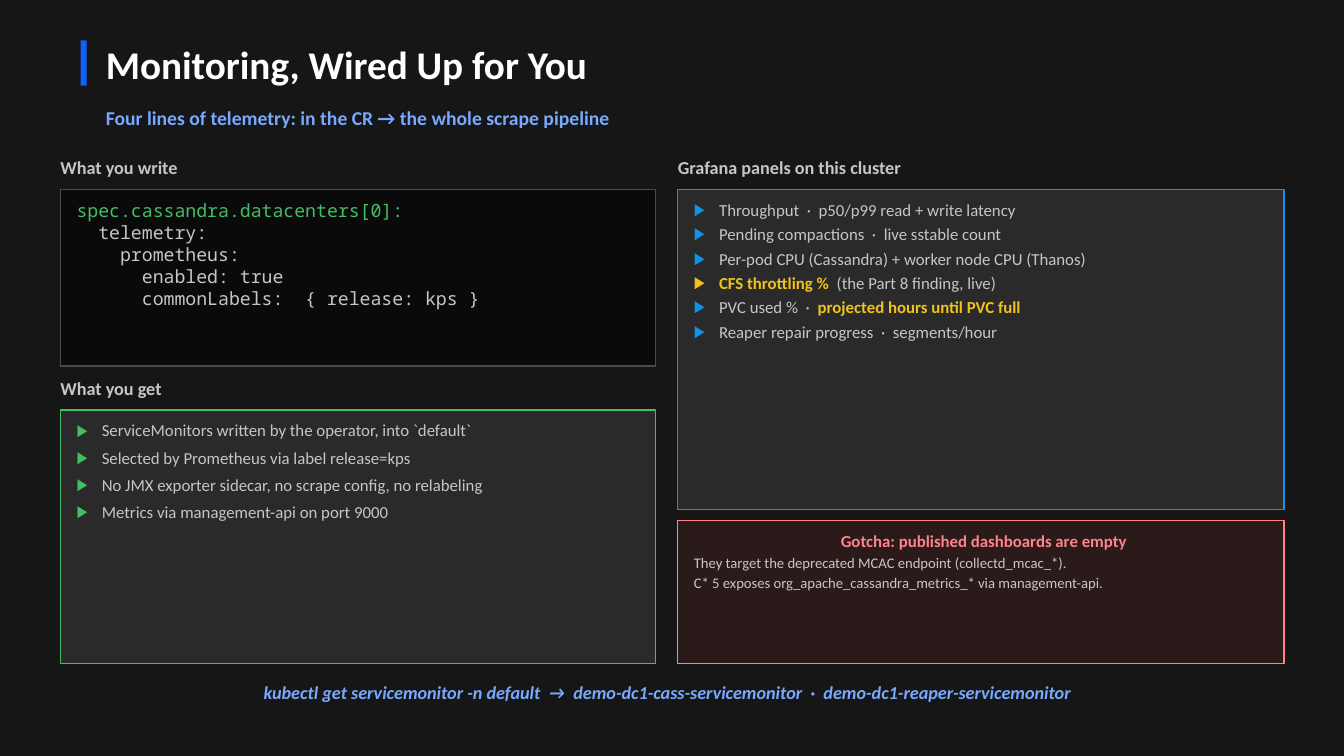
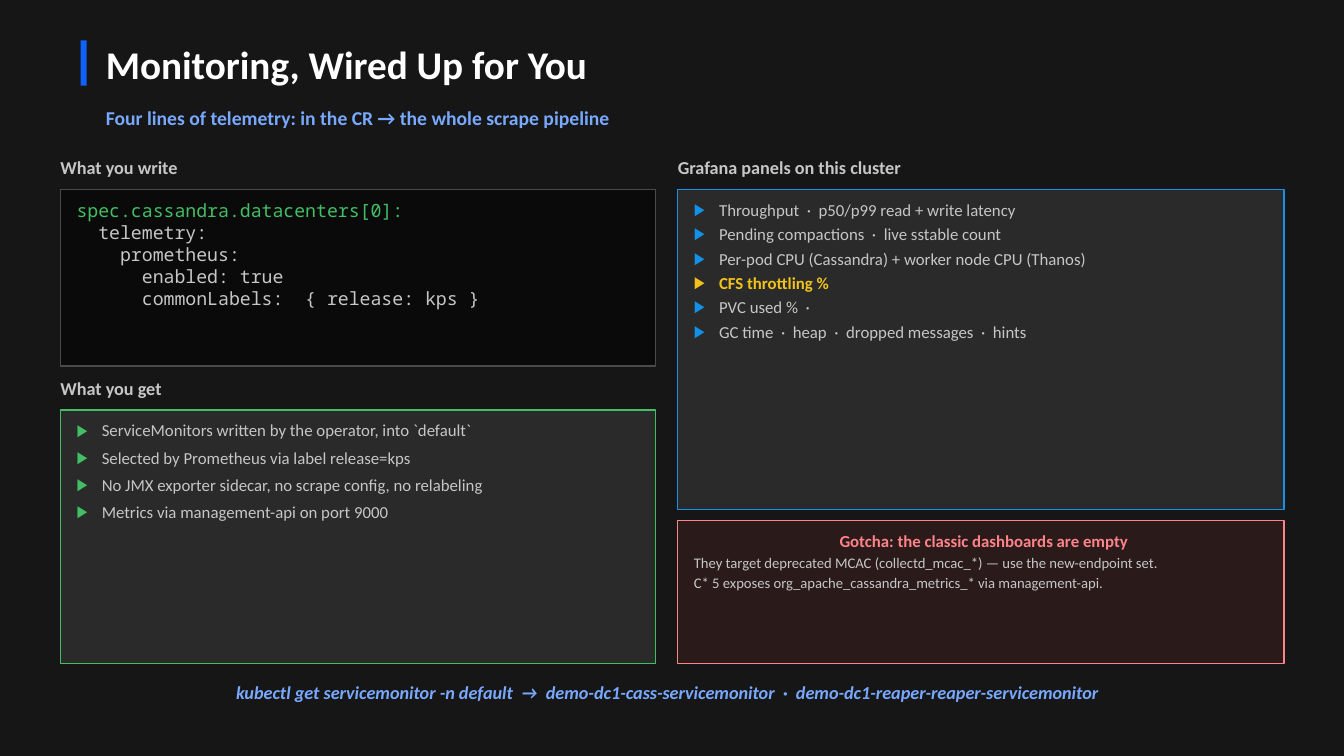
Before and after one commit to jamesc127/k8ssandra-mcp-workshop, a slide deck: slide 10 of k8ssandra-reference-architecture.pptx. Drawn at 1344x756 pixels with LibreOffice and Linux fonts; fonts in the diff are those of the drawing. Boxes give left, top, right and bottom in pixels: in the first picture for what was removed or moved away, otherwise in the second. Text is boxed around its words. In the diff, an @@ line names an element or a change of style, - is before the commit and + after.

```diff
--- a/k8ssandra-reference-architecture.pptx
+++ b/k8ssandra-reference-architecture.pptx
@@ text in rectangle at (x1=719, y1=277, x2=1026, y2=341): text changed @@
-▶ CFS throttling % (the Part 8 finding, live)
-▶ PVC used % · projected hours until PVC full
-▶ Reaper repair progress · segments/hour
+▶ CFS throttling %
+▶ PVC used % ·
+▶ GC time · heap · dropped messages · hints
@@ text in rectangle at (x1=694, y1=535, x2=1157, y2=571): text changed @@
-Gotcha: published dashboards are empty
-They target the deprecated MCAC endpoint (collectd_mcac_*).
+Gotcha: the classic dashboards are empty
+They target deprecated MCAC (collectd_mcac_*) — use the new-endpoint set.
@@ text at (x1=236, y1=686, x2=1098, y2=702): text changed @@
-kubectl get servicemonitor -n default → demo-dc1-cass-servicemonitor · demo-dc1-reaper-servicemonitor
+kubectl get servicemonitor -n default → demo-dc1-cass-servicemonitor · demo-dc1-reaper-reaper-servicemonitor
```
Also in this commit, not shown: 13 other slides changed, 1 slide removed.
